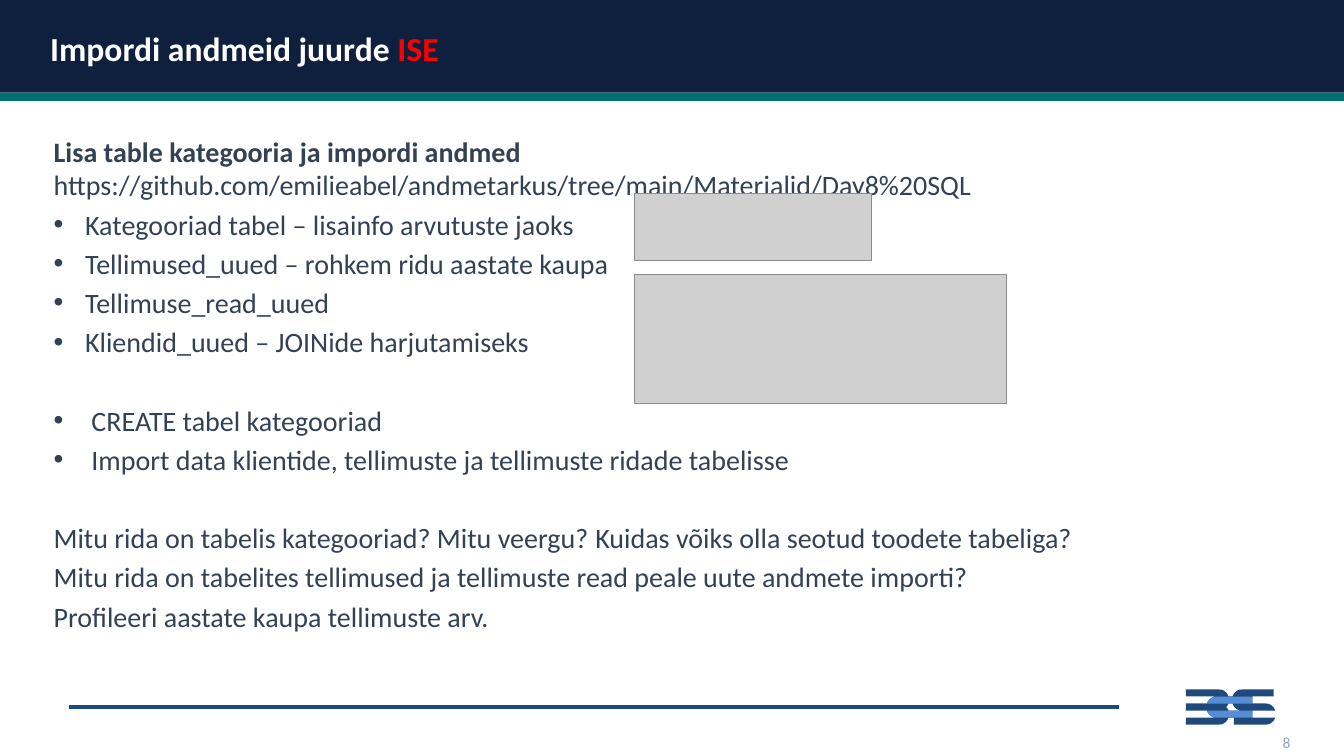
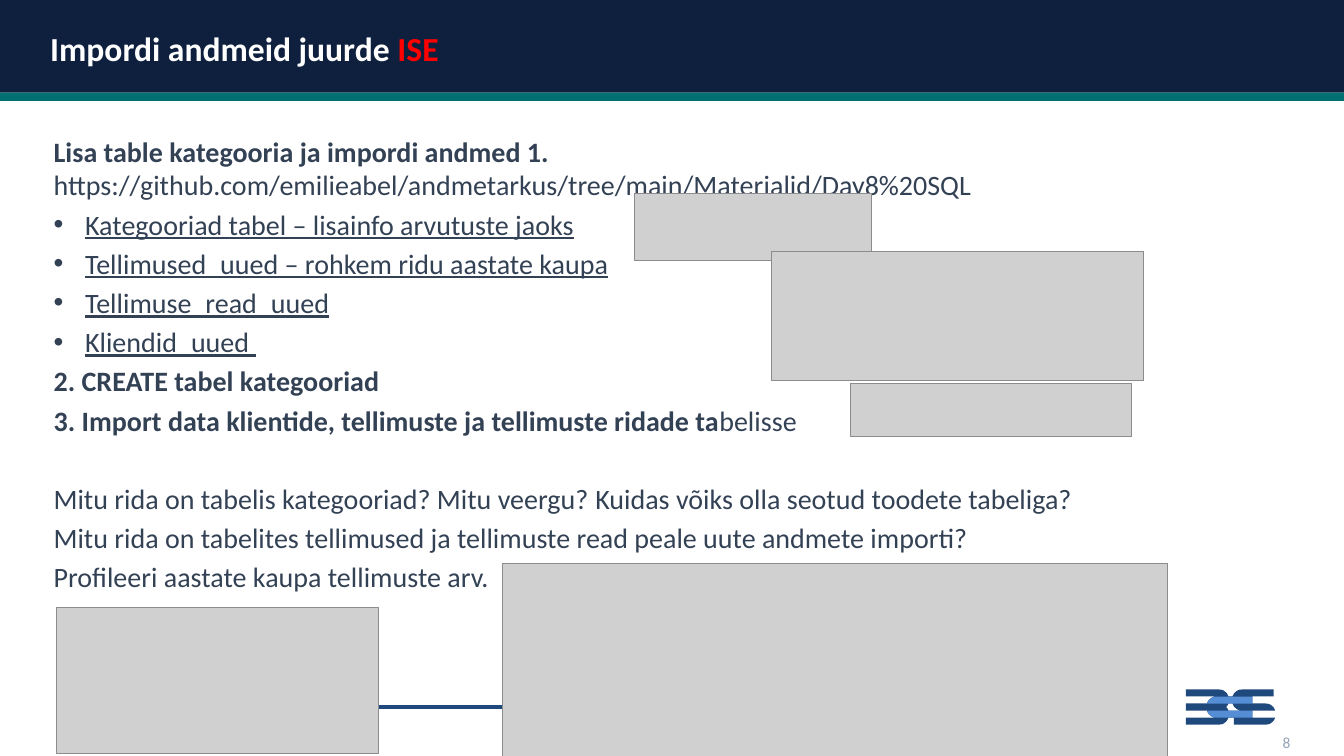
Before and after one commit to emilieabel/andmetarkus, a slide deck: slide 3 of Materjalid/Day8 SQL/8-paev-andmetarkus-esitlus.pptx. Drawn at 1344x756 pixels with LibreOffice and Linux fonts; fonts in the diff are those of the drawing; grey boxes stand for pictures. Boxes give left, top, right and bottom in pixels: in the first picture for what was removed or moved away, otherwise in the second. Text is boxed around its words. In the diff, an @@ line names an element or a change of style, - is before the commit and + after.

```diff
--- a/Materjalid/Day8 SQL/8-paev-andmetarkus-esitlus.pptx
+++ b/Materjalid/Day8 SQL/8-paev-andmetarkus-esitlus.pptx
@@ text at [54,142,971,202]: text changed @@
-Lisa table kategooria ja impordi andmed https://github.com/emilieabel/andmetarkus/tree/main/Materjalid/Day8%20SQL
+Lisa table kategooria ja impordi andmed 1. https://github.com/emilieabel/andmetarkus/tree/main/Materjalid/Day8%20SQL
@@ text at [85,215,608,318]: underline on in "Kategooriad tabel – lisainfo arvutuste jaoks", "Tellimused_uued – rohkem ridu aastate kaupa", "Tellimuse_read_uued" @@
@@ picture: place and size @@
-picture at [635,274,1007,403]
+picture at [771,252,1143,381]
@@ text at [54,332,796,436]: text changed; bold on @@
-• Kliendid_uued – JOINide harjutamiseks
-• CREATE tabel kategooriad
-• Import data klientide, tellimuste ja tellimuste ridade tabelisse
+• Kliendid_uued
+2. CREATE tabel kategooriad
+3. Import data klientide, tellimuste ja tellimuste ridade tabelisse
@@ picture added at [851,384,1131,437] @@
@@ picture added at [503,564,1168,756] @@
@@ picture added at [56,607,379,753] @@
```
Also in this commit, not shown: 3 other slides changed, 1 slide added, 1 other file.
